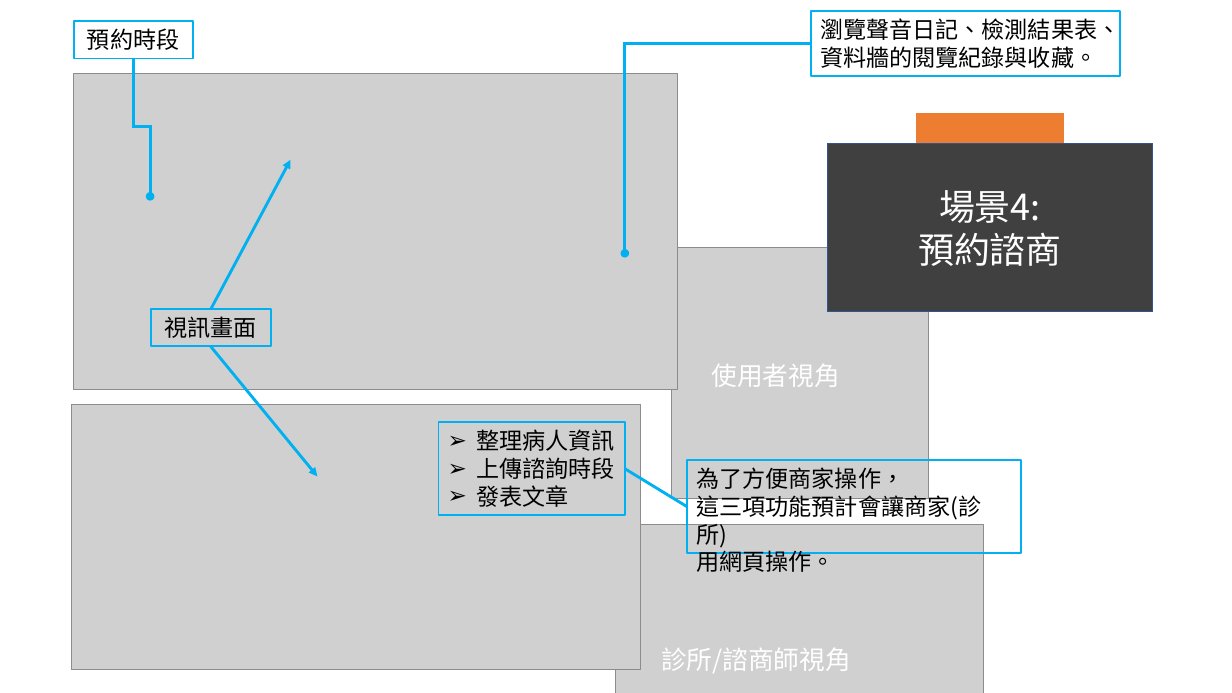
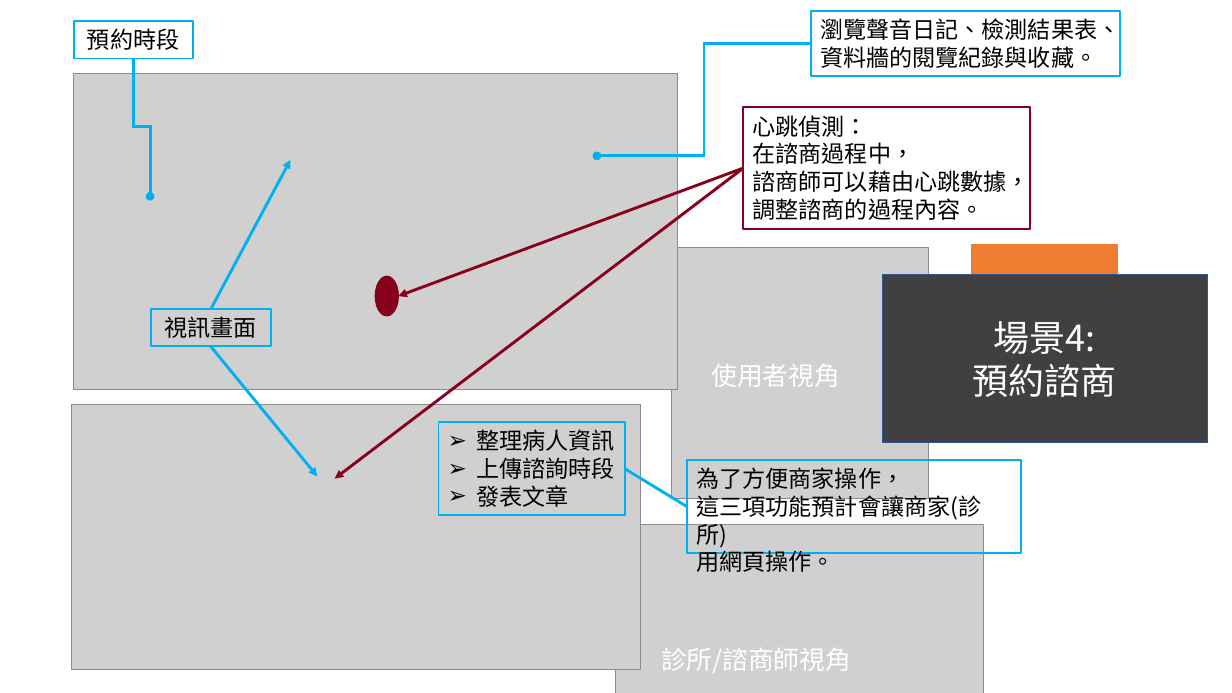
Before and after one commit to StevenShih-0402/Plan, a slide deck: slide 8 of media/image/心橋/心橋-平面圖.pptx. Drawn at 1232x693 pixels with LibreOffice and Linux fonts; fonts in the diff are those of the drawing; grey boxes stand for pictures. Boxes give left, top, right and bottom in pixels: in the first picture for what was removed or moved away, otherwise in the second. Text is boxed around its words. In the diff, an @@ line names an element or a change of style, - is before the commit and + after.

```diff
--- a/media/image/心橋/心橋-平面圖.pptx
+++ b/media/image/心橋/心橋-平面圖.pptx
@@ elbow arrow moved from (625, 253) - (811, 43) to (597, 156) - (811, 43) @@
@@ rectangle added at bbox=[744, 107, 1031, 228], outline #88001B 1.5 pt, 18 pt, text #000000 @@
+心跳偵測：
+在諮商過程中，
+諮商師可以藉由心跳數據，調整諮商的過程內容。
@@ arrow added from (744, 168) to (335, 479), #88001B 2.25 pt @@
@@ arrow added from (744, 168) to (398, 296), #88001B 2.25 pt @@
@@ 2 rectangles, 1 text: place and size @@
-2 rectangles, 1 text at bbox=[828, 114, 1153, 311]
+2 rectangles, 1 text at bbox=[883, 245, 1208, 443]
@@ ellipse added at bbox=[375, 276, 398, 316], fill #88001B, outline #88001B 1 pt @@
```
Also in this commit, not shown: 5 other slides changed, 2 slides added, 11 other files.
